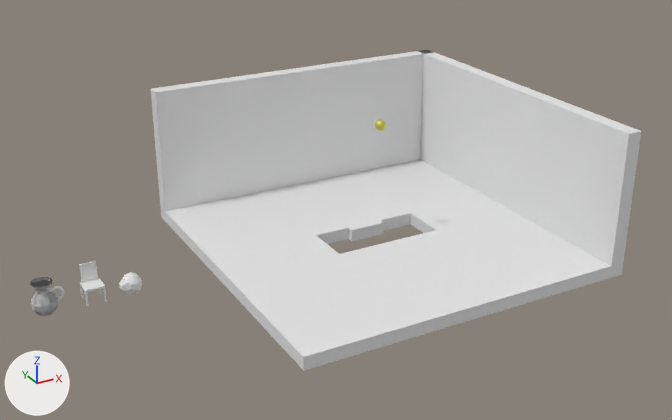
One commit to the Blender file testZone.blend: the scene before it, then after it.
Rendered twice from a camera (50 mm lens) standing at (-15.9, -25.8, 14.1) and looking at (-2.1, -0.8, 1.6). Lighting does not change. The marker at lower left points along +X, +Y and +Z.

Script lines for the objects in view, before the commit:
```python
me_cube_001 = bpy.data.meshes.new('Cube.001')
me_cube_001.from_pydata(...)  # 52 vertices, 50 faces; spans x -0.309..0.309, y -0.309..0.309, z 0.0..1.146
me_plane_001 = bpy.data.meshes.new('Plane.001')
me_plane_001.from_pydata(...)  # 60 vertices, 60 faces; spans x -1.0..1.0, y -1.0..1.0, z -0.07..0.0
me_plane_004 = bpy.data.meshes.new('Plane.004')
me_plane_004.from_pydata(...)  # a box spanning x -1.0..1.0, y 0.91..1.0, z 0.0..0.77
ob_cube_001 = bpy.data.objects.new('Cube.001', me_cube_001)
ob_cube_001.location = (-10.2, 0.0, 0.01)
ob_plane = bpy.data.objects.new('Plane', me_plane_001)
ob_plane.location = (0.0, 0.0, 0.0)
ob_plane.scale = (6.0, 6.0, 6.0)
ob_plane_002 = bpy.data.objects.new('Plane.002', me_plane_004)
ob_plane_002.location = (0.0, 0.0, 0.0)
ob_plane_002.rotation_euler = (0.0, 0.0, -1.571)  # degrees (0, 0, -90)
ob_plane_002.scale = (6.0, 6.0, 6.0)
# also in view: 'Jarron' at (-11.6, 0.0, 0.5); 'Plane.001' at (0.0, 5.7, 2.3)
```
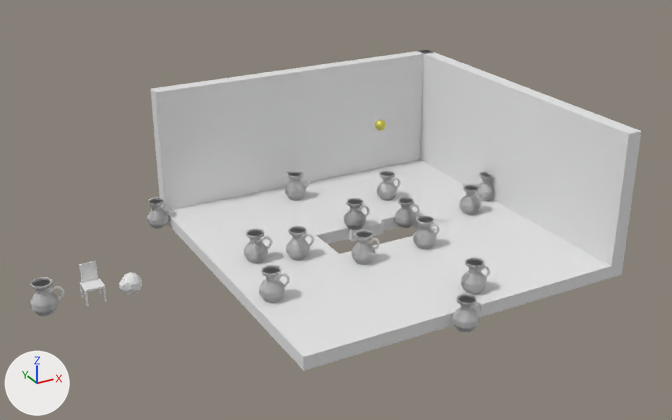
Diff of the bpy script that builds the scene:
```diff
--- a/testZone.blend.py
+++ b/testZone.blend.py
@@ ob_jarron_015 @@
+ob_jarron_015 = bpy.data.objects.new('Jarron.015', me_plane_002)
+ob_jarron_015.location = (1.6, 0.61, -0.3)
@@ ob_jarron_014 @@
+ob_jarron_014 = bpy.data.objects.new('Jarron.014', me_plane_002)
+ob_jarron_014.location = (-1.56, -1.71, 0.0)
@@ ob_jarron_013 @@
+ob_jarron_013 = bpy.data.objects.new('Jarron.013', me_plane_002)
+ob_jarron_013.location = (-0.67, -6.28, -0.45)
@@ ob_jarron_011 @@
+ob_jarron_011 = bpy.data.objects.new('Jarron.011', me_plane_002)
+ob_jarron_011.location = (-6.4, 5.14, -0.37)
@@ ob_jarron_010 @@
+ob_jarron_010 = bpy.data.objects.new('Jarron.010', me_plane_002)
+ob_jarron_010.location = (5.33, 0.65, 0.0)
@@ ob_jarron_009 @@
+ob_jarron_009 = bpy.data.objects.new('Jarron.009', me_plane_002)
+ob_jarron_009.location = (-5.33, -2.57, 0.0)
@@ ob_jarron_008 @@
+ob_jarron_008 = bpy.data.objects.new('Jarron.008', me_plane_002)
+ob_jarron_008.location = (-3.33, -0.37, 0.0)
@@ ob_jarron_007 @@
+ob_jarron_007 = bpy.data.objects.new('Jarron.007', me_plane_002)
+ob_jarron_007.location = (-4.67, 0.12, 0.0)
@@ ob_jarron_006 @@
+ob_jarron_006 = bpy.data.objects.new('Jarron.006', me_plane_002)
+ob_jarron_006.location = (0.89, -1.71, 0.0)
@@ ob_jarron_005 @@
+ob_jarron_005 = bpy.data.objects.new('Jarron.005', me_plane_002)
+ob_jarron_005.location = (0.44, -5.14, 0.0)
@@ ob_jarron_004 @@
+ob_jarron_004 = bpy.data.objects.new('Jarron.004', me_plane_002)
+ob_jarron_004.location = (-1.11, 4.28, 0.0)
@@ ob_jarron_003 @@
+ob_jarron_003 = bpy.data.objects.new('Jarron.003', me_plane_002)
+ob_jarron_003.location = (2.0, 2.57, 0.0)
@@ ob_jarron_002 @@
+ob_jarron_002 = bpy.data.objects.new('Jarron.002', me_plane_002)
+ob_jarron_002.location = (4.0, -0.12, 0.0)
@@ ob_jarron_001 @@
+ob_jarron_001 = bpy.data.objects.new('Jarron.001', me_plane_002)
+ob_jarron_001.location = (-0.44, 0.81, 0.0)
```

Location of each change, (x1, y1, x2, y2) in pixels of the pictures (672 x 420 px):
'Jarron.013', added
    after: (452, 293, 483, 332)
'Jarron.009', added
    after: (259, 265, 290, 303)
'Jarron.005', added
    after: (461, 257, 490, 294)
'Jarron.007', added
    after: (244, 229, 273, 263)
'Jarron.014', added
    after: (352, 230, 380, 265)
'Jarron.008', added
    after: (286, 226, 314, 260)
'Jarron.006', added
    after: (413, 216, 440, 249)
'Jarron.001', added
    after: (344, 198, 370, 230)
'Jarron.011', added
    after: (147, 197, 173, 229)
'Jarron.015', added
    after: (394, 197, 420, 228)
'Jarron.002', added
    after: (459, 184, 484, 215)
'Jarron.004', added
    after: (285, 171, 310, 200)
'Jarron.003', added
    after: (376, 171, 401, 200)
'Jarron.010', added
    after: (476, 171, 495, 201)
